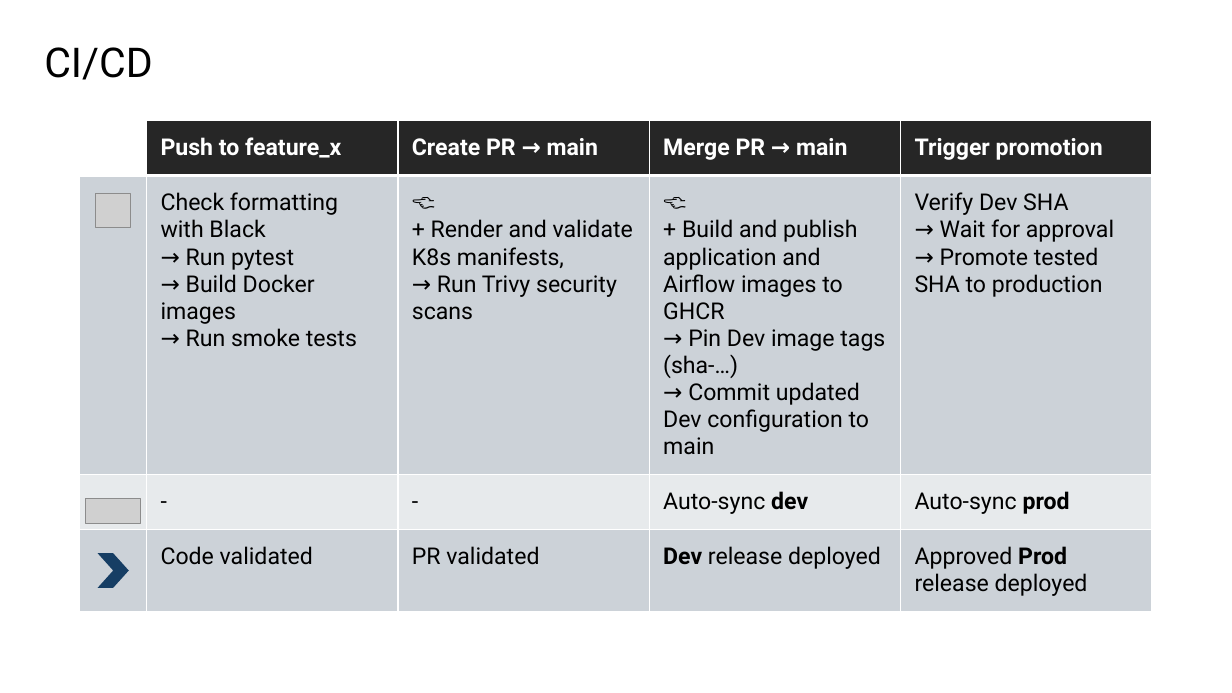
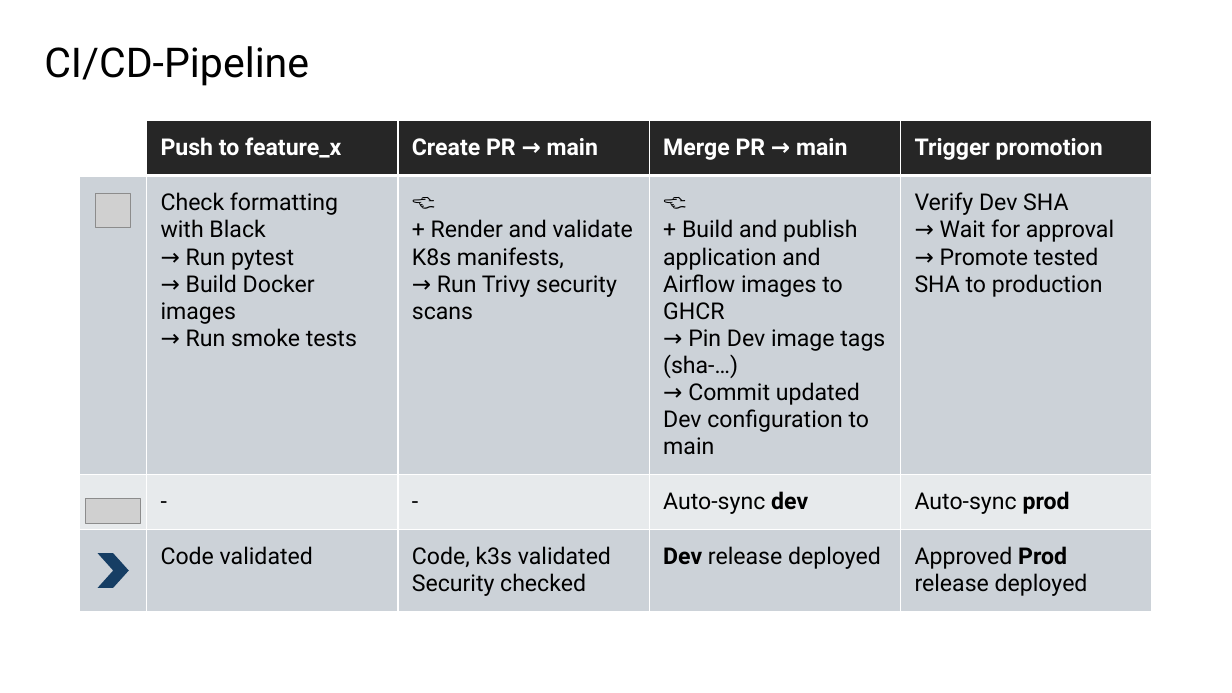
Before and after one commit to skrutikov/german-job-market-analytics, a slide deck: slide 5 of docs/defence2/Defence.pptx. Drawn at 1232x693 pixels with LibreOffice and Linux fonts; fonts in the diff are those of the drawing; grey boxes stand for pictures. Boxes give left, top, right and bottom in pixels: in the first picture for what was removed or moved away, otherwise in the second. Text is boxed around its words. In the diff, an @@ line names an element or a change of style, - is before the commit and + after.

```diff
--- a/docs/defence2/Defence.pptx
+++ b/docs/defence2/Defence.pptx
@@ title at (44, 46, 309, 86): text changed @@
-CI/CD
+CI/CD-Pipeline
@@ table at (79, 121, 1152, 620) @@
-row 4, column 3: PR validated
+row 4, column 3: Code, k3s validated Security checked
```
Also in this commit, not shown: 1 other slide changed, 1 slide added, 1 other file.
